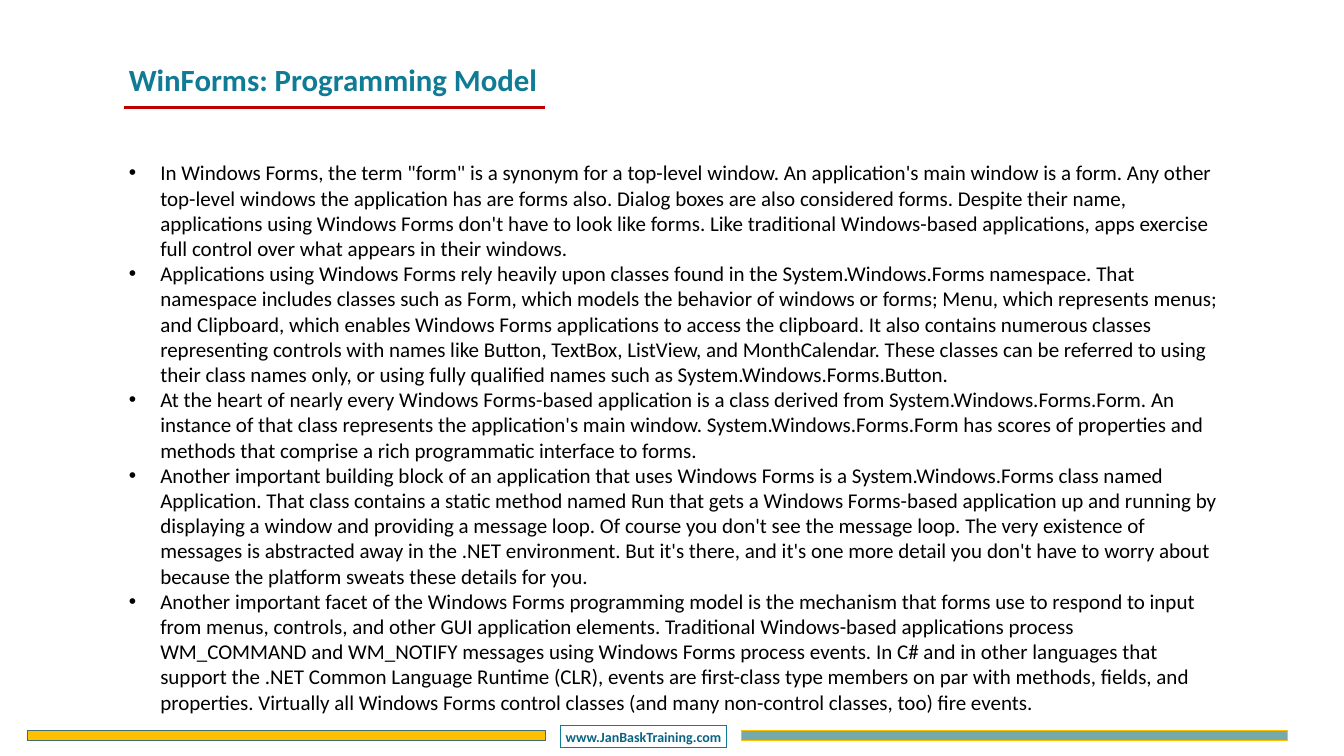
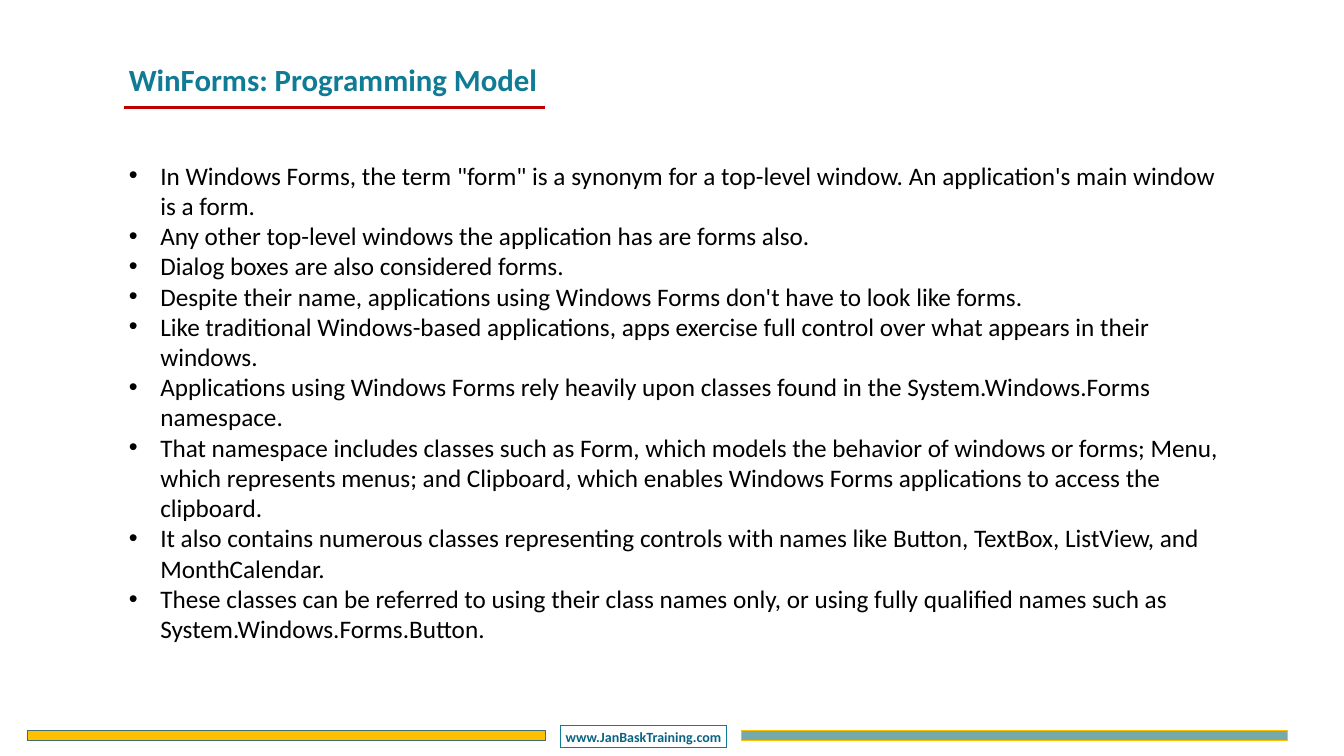
Before and after one commit to DotNetTraining/DotNetDesktop, a slide deck: slide 4 of slides/WFA/WFA - Chapter1.pptx. Drawn at 1344x756 pixels with LibreOffice and Linux fonts; fonts in the diff are those of the drawing; background and template pictures are left out. Boxes give left, top, right and bottom in pixels: in the first picture for what was removed or moved away, otherwise in the second. Text is boxed around its words. In the diff, an @@ line names an element or a change of style, - is before the commit and + after.

```diff
--- a/slides/WFA/WFA - Chapter1.pptx
+++ b/slides/WFA/WFA - Chapter1.pptx
@@ text at (x1=160, y1=167, x2=1218, y2=642): text changed; size 30 to 36 pt @@
-• In Windows Forms, the term "form" is a synonym for a top-level window. An application's main window is a form. Any other top-level windows the application has are forms also. Dialog boxes are also considered forms. Despite their name, applications using Windows Forms don't have to look like forms. Like traditional Windows-based applications, apps exercise full control over what appears in their windows.
-• Applications using Windows Forms rely heavily upon classes found in the System.Windows.Forms namespace. That namespace includes classes such as Form, which models the behavior of windows or forms; Menu, which represents menus; and Clipboard, which enables Windows Forms applications to access the clipboard. It also contains numerous classes representing controls with names like Button, TextBox, ListView, and MonthCalendar. These classes can be referred to using their class names only, or using fully qualified names such as System.Windows.Forms.Button.
-• At the heart of nearly every Windows Forms-based application is a class derived from System.Windows.Forms.Form. An instance of that class represents the application's main window. System.Windows.Forms.Form has scores of properties and methods that comprise a rich programmatic interface to forms.
-• Another important building block of an application that uses Windows Forms is a System.Windows.Forms class named Application. That class contains a static method named Run that gets a Windows Forms-based application up and running by displaying a window and providing a message loop. Of course you don't see the message loop. The very existence of messages is abstracted away in the .NET environment. But it's there, and it's one more detail you don't have to worry about because the platform sweats these details for you.
-• Another important facet of the Windows Forms programming model is the mechanism that forms use to respond to input from menus, controls, and other GUI application elements. Traditional Windows-based applications process WM_COMMAND and WM_NOTIFY messages using Windows Forms process events. In C# and in other languages that support the .NET Common Language Runtime (CLR), events are first-class type members on par with methods, fields, and properties. Virtually all Windows Forms control classes (and many non-control classes, too) fire events.
+• In Windows Forms, the term "form" is a synonym for a top-level window. An application's main window is a form.
+• Any other top-level windows the application has are forms also.
+• Dialog boxes are also considered forms.
+• Despite their name, applications using Windows Forms don't have to look like forms.
+• Like traditional Windows-based applications, apps exercise full control over what appears in their windows.
+• Applications using Windows Forms rely heavily upon classes found in the System.Windows.Forms namespace.
+• That namespace includes classes such as Form, which models the behavior of windows or forms; Menu, which represents menus; and Clipboard, which enables Windows Forms applications to access the clipboard.
+• It also contains numerous classes representing controls with names like Button, TextBox, ListView, and MonthCalendar.
+• These classes can be referred to using their class names only, or using fully qualified names such as System.Windows.Forms.Button.
```
Also in this commit, not shown: 5 other slides changed, 1 slide added, 3 slides removed, 1 other file.
